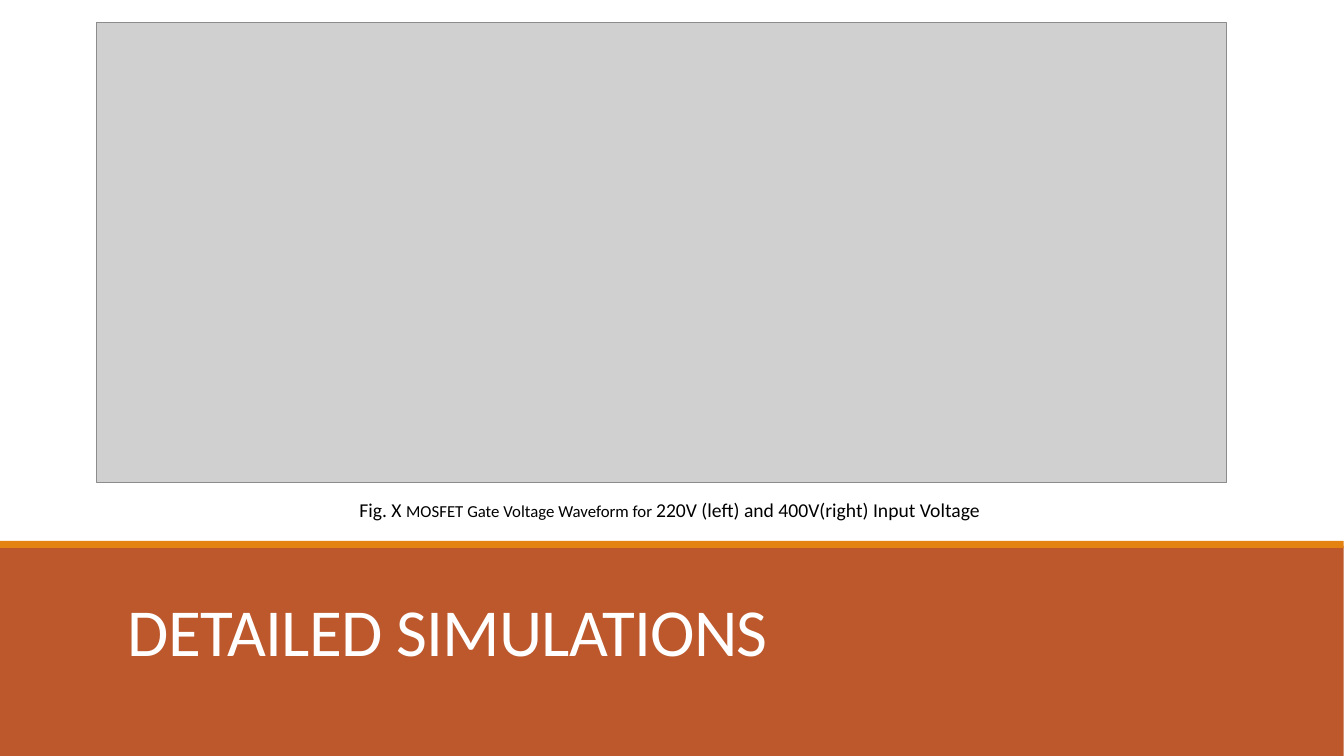
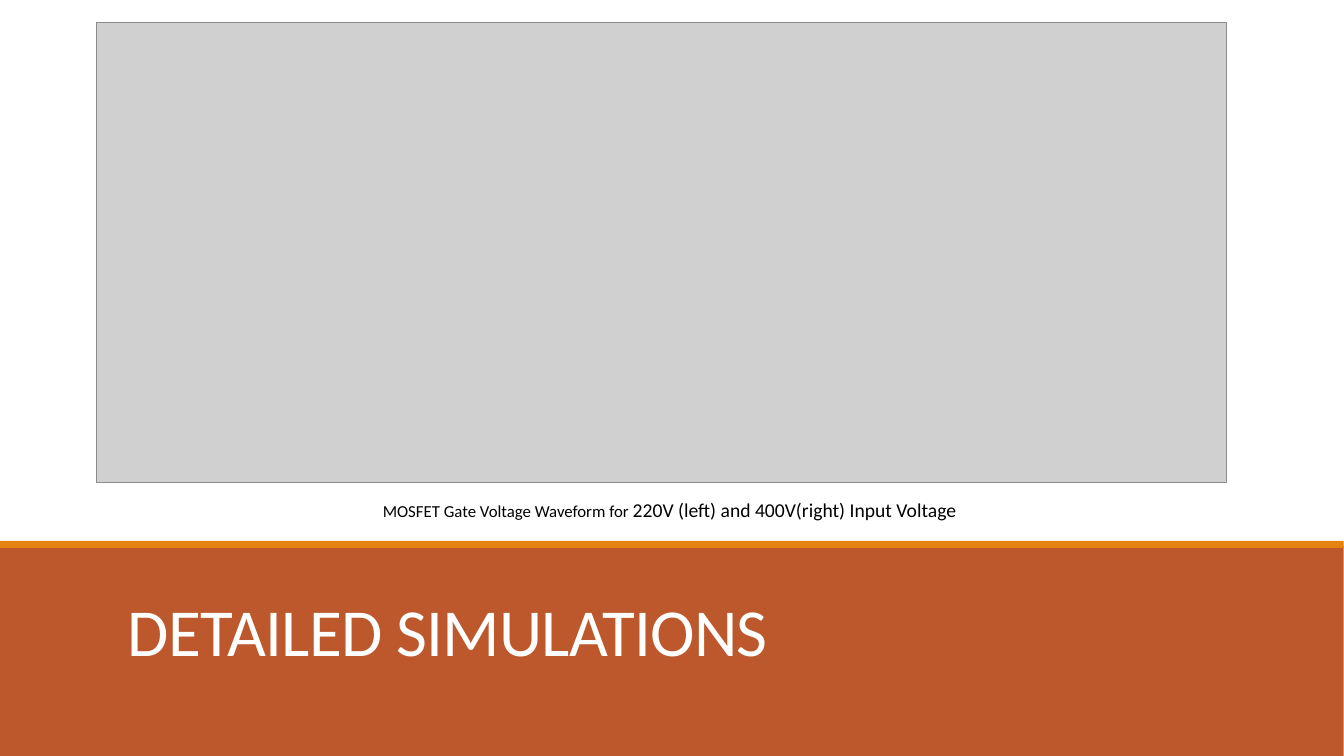
Before and after one commit to EnesCanbolat/EE464_Project, a slide deck: slide 16 of Presentations/464_FB_SUNUM Enes.pptx. Drawn at 1344x756 pixels with LibreOffice and Linux fonts; fonts in the diff are those of the drawing; grey boxes stand for pictures. Boxes give left, top, right and bottom in pixels: in the first picture for what was removed or moved away, otherwise in the second. Text is boxed around its words. In the diff, an @@ line names an element or a change of style, - is before the commit and + after.

```diff
--- a/Presentations/464_FB_SUNUM Enes.pptx
+++ b/Presentations/464_FB_SUNUM Enes.pptx
@@ text at (x1=383, y1=503, x2=956, y2=521): text changed @@
-Fig. X MOSFET Gate Voltage Waveform for 220V (left) and 400V(right) Input Voltage
+MOSFET Gate Voltage Waveform for 220V (left) and 400V(right) Input Voltage
```
Also in this commit, not shown: 15 other slides changed.
